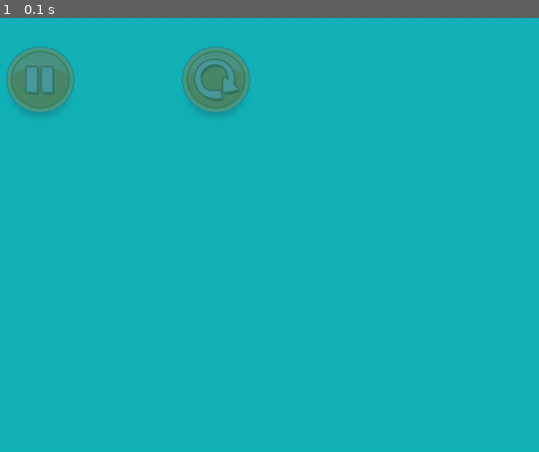
Above: before the commit, frame 1.
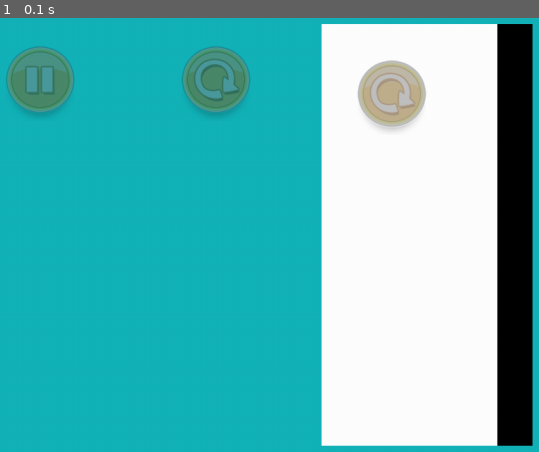
Above: after the commit, the same moment.

Repository: yunyuyuan/pygame-angry-birds
Game: pygame game, started from main.py
Same seed, same stepped clock (60 frames per second), same inputs: the game is played once before the commit and once after it.
Inputs:
- Up to frame 1 (0.1 s): no input

The runs differ from the first frame. In frame 1, 38% of the frame differs, in the area x 59-99%, y 1-99%.

Commit message:
chapter 11

Diff:
--- a/src/__init__.py
+++ b/src/__init__.py
@@ -13,9 +13,9 @@
 class Game(object):
     running = True
 
+    geometry = (1280, 720)
     screen: pygame.Surface
     active_page: "PageSurface"
-
 
     @staticmethod
     def pygame_event():
--- a/src/utils/button.py
+++ b/src/components/button.py
@@ -1,21 +1,22 @@
 import pygame
-from typing import Tuple
+from typing import Tuple, Union
 
 from src.utils.enums import ButtonImgMap
 
-from ..surface import ElementSurface
-from .img import clip_img
+from ..surface import ElementSurface, AnimationSurface
+from ..utils.img import clip_img
 from .. import Game
 
-class Button(ElementSurface):
+class Button(ElementSurface, AnimationSurface):
     def __init__(
         self,
         size: Tuple[float, float],
         pos: Tuple[float, float],
         img: ButtonImgMap,
-        max_scale = 1.3
+        max_scale = 1.3,
+        *args, **kwargs
     ):
-        super().__init__()
+        super().__init__(size = size, *args, **kwargs)
         self.size = size
         self.pos = pos
         self.scale = 1
@@ -31,4 +32,4 @@
     def draw(self):
         real_size = self.size
         real_pos = self.pos
-        Game.screen.blit(self.img, pygame.Rect(real_pos, real_size))
+        self.parent.surface.blit(self.img, pygame.Rect(real_pos, real_size))
--- a/src/utils/rect.py
+++ b/src/components/rect.py
@@ -10,8 +10,9 @@
         size: Tuple[float, float],
         pos: Tuple[float, float],
         color: pygame.Color,
+        *args, **kwargs
     ):
-        super().__init__()
+        super().__init__(size=size, *args, **kwargs)
         self.size = size
         self.pos = pos
         self.color = color
@@ -26,4 +27,4 @@
     def draw(self):
         real_size = self.size
         real_pos = self.pos
-        pygame.draw.rect(Game.screen, self.color, (self.pos, self.size))
+        pygame.draw.rect(self.parent.surface, self.color, (self.pos, self.size))
--- a/src/game/__init__.py
+++ b/src/game/__init__.py
@@ -1,16 +1,16 @@
-from enum import Enum
+from typing import List, TYPE_CHECKING
 
-from typing import List, TYPE_CHECKING
+from src import Game
 if TYPE_CHECKING:
     from src.game.objects import GameBirdObject, GameObstacleObject
 
 import pygame
 import pymunk
 
-from src.utils.button import Button
-from src.utils.rect import RectSurface
+from src.components.button import Button
+from src.components.rect import RectSurface
 from src.utils.enums import ButtonImgMap
-from ..surface import PageSurface
+from ..surface import PageSurface, ContainerSurface
 
 # 加载游戏level的json配置
 def load_json_config():
@@ -31,14 +31,16 @@
     def __init__(self, *args, **kwargs):
         super().__init__(*args, **kwargs)
 
-        self.pause_btn = Button(size=(100, 50), pos=(50, 50), img=ButtonImgMap.pause)
-        self.reset_btn = Button(size=(100, 50), pos=(300, 50), img=ButtonImgMap.reset)
-        self.left_board = RectSurface(size=(300, 720), pos=(0, 0), color=pygame.Color(255, 255, 255))
-        self.left_board.visible = False
+        self.pause_btn = Button(size=(100, 50), pos=(50, 50), img=ButtonImgMap.pause, parent=self)
+        self.reset_btn = Button(size=(100, 50), pos=(300, 50), img=ButtonImgMap.reset, parent=self)
+
+        self.left_board = ContainerSurface(size=(300, 600), pos=(500, 20), visible=True, parent=self)
+        self.left_board_bg = RectSurface(size=(250, 600), pos=(0, 0), color=pygame.Color(255, 255, 255), parent=self.left_board)
+        self.resume_btn = Button(size=(100, 50), pos=(50, 50), img=ButtonImgMap.resume, parent=self.left_board)
+        self.left_board.children.extend([self.resume_btn, self.left_board_bg])
 
         self.children.extend([self.left_board, self.pause_btn, self.reset_btn])
 
-    def mouse_event(self, event: pygame.event.Event) -> bool:
-        if not super().mouse_event(event):
-            pass
-        return True
+    def draw(self):
+        self.surface.fill("#13b3b9")
+        return super().draw()
--- a/src/start.py
+++ b/src/start.py
@@ -9,7 +9,7 @@
 def start_game():
     # pygame setup
     pygame.init()
-    Game.screen = pygame.display.set_mode((1280, 720))
+    Game.screen = pygame.display.set_mode(Game.geometry)
     clock = pygame.time.Clock()
     Game.active_page = GamePage()
 
@@ -17,7 +17,6 @@
         # fill the screen with a color to wipe away anything from last frame
         Game.pygame_event()
 
-        Game.screen.fill("#13b3b9")
         Game.active_page.draw()
 
         # flip() the display to put your work on screen
--- a/src/surface.py
+++ b/src/surface.py
@@ -9,12 +9,15 @@
         '''
         pass
 
-class EventSurface(Drawable, pygame.Surface):
+class EventSurface(Drawable):
     '''
-    带有鼠标和键盘事件的Surface
+    带有鼠标和键盘事件的Drawable
     '''
-    def __init__(self, *args, **kwargs):
-        super(pygame.Surface).__init__(*args, **kwargs)
+    def __init__(self, size: Tuple[float, float], parent: Union[None, "ContainerSurface"] = None, visible = True, *args, **kwargs):
+        super().__init__(*args, **kwargs)
+        self.surface = pygame.Surface(size=size)
+        self.visible = visible
+        self.parent = parent
 
     def mouse_event(self, event: pygame.event.Event) -> bool:
         ''' 返回True则说明被拦截，不再继续往下处理 '''
@@ -25,13 +28,20 @@
         return False
 
 class ContainerSurface(EventSurface):
+    '''
+    * Container没有实体
+    * Container拦截鼠标和键盘事件, 依次传给child处理
+    '''
     def __init__(
         self,
-        size: Tuple[float, float],
-        pos: Tuple[float, float],
+        size: Union[Tuple[float, float], None] = None,
+        pos: Tuple[float, float] = (0, 0),
+        *args, **kwargs
     ):
-        super().__init__()
-        self.children: List[ElementSurface] = []
+        self.size = size if size else Game.geometry
+        super().__init__(size=self.size, *args, **kwargs)
+        self.pos = pos
+        self.children: List[EventSurface] = []
 
     @property
     def visible_children(self):
@@ -39,69 +49,69 @@
 
     @property
     def children_stack(self):
-        ''' 所有的子surface，事件将从右往左依次处理 '''
+        ''' 所有的子组件，事件将从右往左依次处理 '''
         return reversed(self.visible_children)
+
+    def mouse_event(self, event: pygame.event.Event) -> bool:
+        if True:
+            # 鼠标在container内部, 拦截
+            for child in self.children_stack:
+                if child.mouse_event(event):
+                    break
+            return True
+        return False
+
+    def keyboard_event(self, event: pygame.event.Event) -> bool:
+        # 键盘事件永远被拦截
+        for child in self.children_stack:
+            if child.keyboard_event(event):
+                break
+        return True
 
     def draw(self):
         ''' 按顺序画出每一个子组件 '''
         for child in self.children_stack:
             child.draw()
+        parent_surface = self.parent.surface if self.parent else Game.screen
+        parent_surface.blit(self.surface, self.pos)
         return super().draw()
 
-class PageSurface(EventSurface):
+class PageSurface(ContainerSurface):
     '''
-    大页面，目前有三个
+    特殊的Container：大页面，目前有三个
     * home
     * level
     * game
     '''
     def __init__(self, *args, **kwargs):
         super().__init__(*args, **kwargs)
-        self.children: List[ElementSurface] = []
-
-    @property
-    def visible_children(self):
-        return [x for x in self.children if x.visible]
-
-    @property
-    def children_stack(self):
-        ''' 所有的子surface，事件将从右往左依次处理 '''
-        return reversed(self.visible_children)
-
-    def mouse_event(self, event: pygame.event.Event) -> bool:
-        ''' 返回True说明被子组件拦截 '''
-        for child in self.children_stack:
-            if child.mouse_event(event):
-                return True
-        return False
-
-    def keyboard_event(self, event: pygame.event.Event) -> bool:
-        return False
-
-    def draw(self):
-        ''' 按顺序画出每一个子组件 '''
-        for child in self.children_stack:
-            child.draw()
-        return super().draw()
 
     def back(self):
         pass
 
-class AnimationSurface(EventSurface):
+class AnimationSurface():
+    '''
+    * 有两种状态
+    * 逐帧判断，并改变
+    '''
     def __init__(self, speed = 1, *args, **kwargs):
         super().__init__(*args, **kwargs)
-        # 0代表静止，1代表向前，2代表向后
+        # 0代表静止，1代表向前
         self.status = 0
+        # 0~100步
+        self.progress = 0
         self.speed = speed
 
     def start_animation(self, status: int):
         if self.status == status:
             return
 
+    def animation_step(self):
+        pass
+
 class ElementSurface(EventSurface):
-    def __init__(self, visible = True, *args, **kwargs):
-        super().__init__(*args, **kwargs)
-        self.visible = visible
-
-    def mouse_event(self, event: pygame.event.Event) -> bool:
-        return super().mouse_event(event)
+    '''
+    基本组件
+    '''
+    def __init__(self, size: Tuple[float, float], *args, **kwargs):
+        super().__init__(size=size, *args, **kwargs)
--- a/src/utils/enums.py
+++ b/src/utils/enums.py
@@ -3,7 +3,7 @@
 class ButtonImgMap(Enum):
     setting = ((10, 10), (10, 10))
     pause = ((254, 739), (99, 108))
-    resume = ((10, 10), (10, 10))
+    resume = ((254, 852), (99, 108))
     reset = ((254, 852), (99, 108))
 
 
